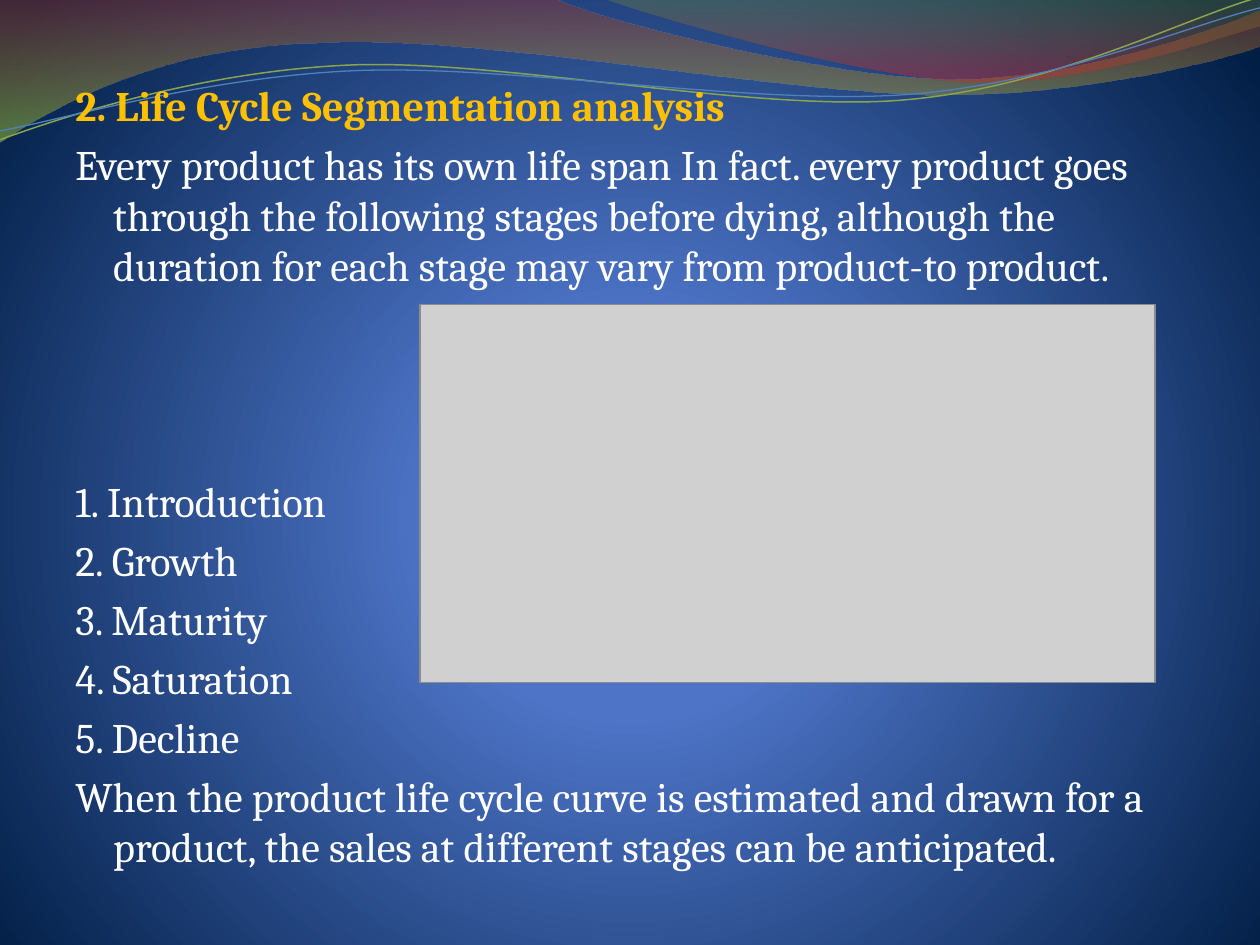
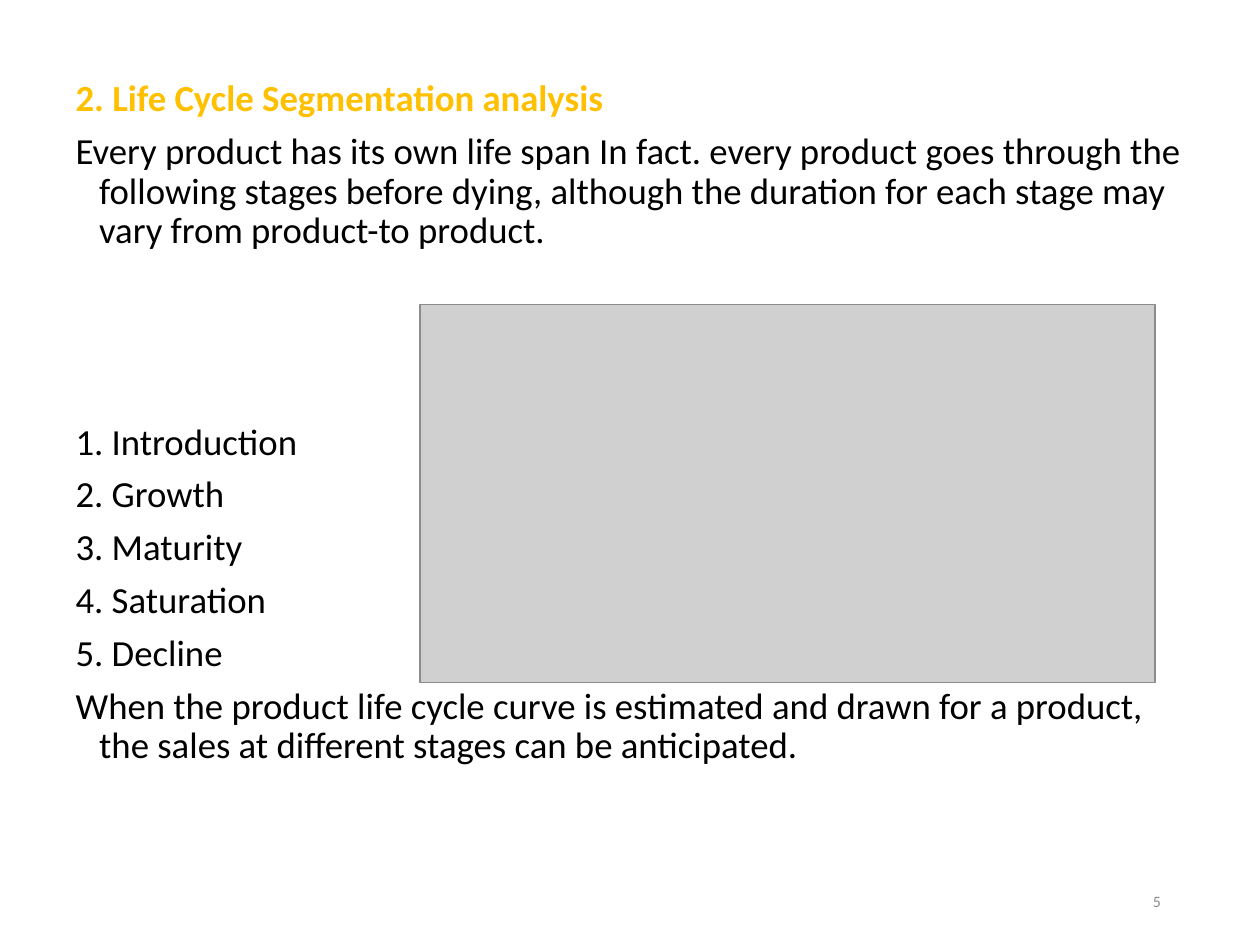
Before and after one commit to DroidFreak32/8sem, a slide deck: slide 5 of OME/Identification of business opportunities unit 4 a.pptx. Drawn at 1260x945 pixels with LibreOffice and Linux fonts; fonts in the diff are those of the drawing; grey boxes stand for pictures. Boxes give left, top, right and bottom in pixels: in the first picture for what was removed or moved away, otherwise in the second. Text is boxed around its words. In the diff, an @@ line names an element or a change of style, - is before the commit and + after.

```diff
--- a/OME/Identification of business opportunities unit 4 a.pptx
+++ b/OME/Identification of business opportunities unit 4 a.pptx
@@ background gradient #4D75D6 to #4E72C7 to #001F44 to #FFFFFF @@
@@ freeform shape removed at (0, 0, 1260, 142) @@
@@ freeform shape removed at (0, 0, 1260, 147) @@
@@ freeform shape removed at (0, 8, 1260, 141) @@
@@ freeform shape removed at (604, 0, 1260, 87) @@
@@ text "2. Life Cycle Segmentation analysis" at (76, 85, 1180, 765): size 24.1 to 21 pt, font Cambria to Calibri, text colour #FFFFFF to #000000; indent changed; line spacing 1 to 0.9; more space between paragraphs @@
@@ page number added at (1153, 897, 1161, 907), 9 pt, text #8C8C8C @@
+5
```
Also in this commit, not shown: 9 other slides changed, 13 other files.
